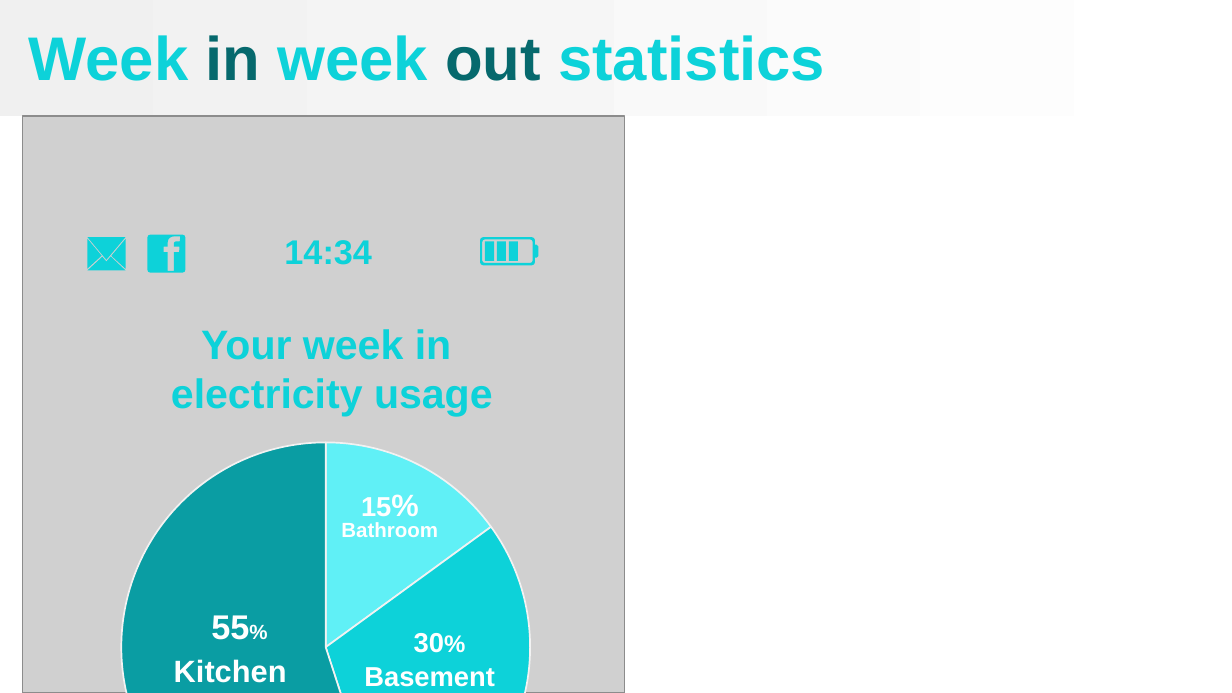
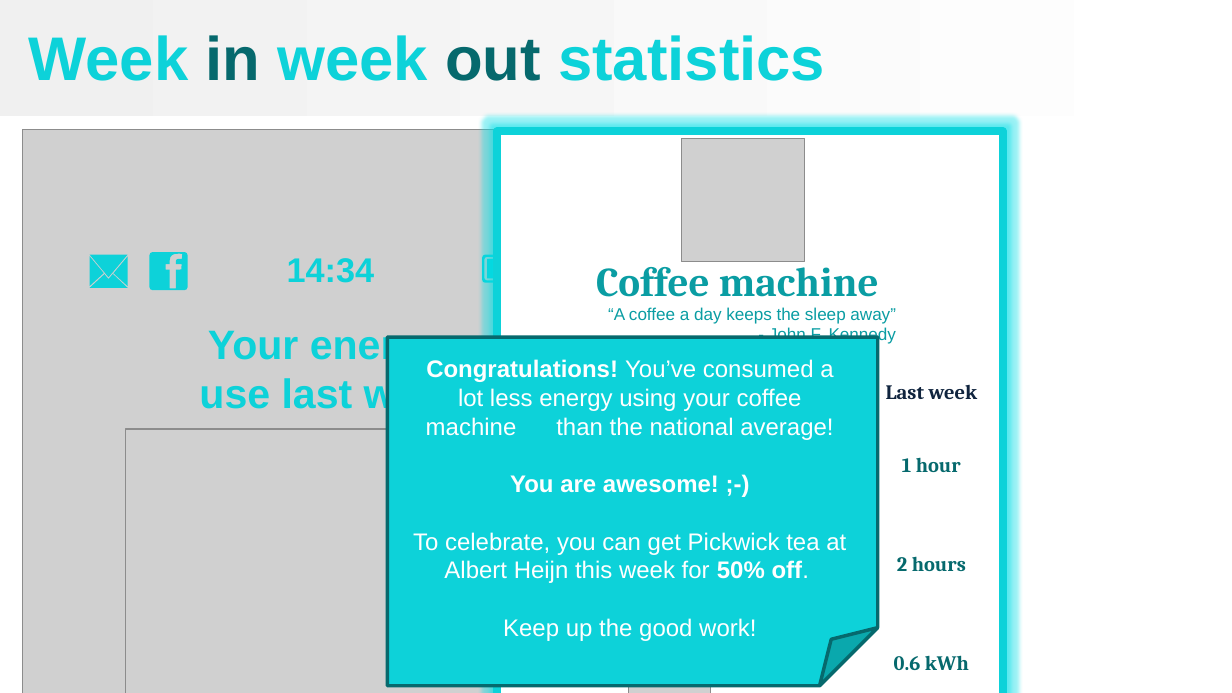
Before and after one commit to JJeroenjeroen/Ubiqum-objective-3-IoT-analysis, a slide deck: slide 5 of Task 2 - Visualize and Analyze Energy Data/Presentation/presentation V1.0.pptx. Drawn at 1232x693 pixels with LibreOffice and Linux fonts; fonts in the diff are those of the drawing; grey boxes stand for pictures; background and template pictures are left out. Boxes give left, top, right and bottom in pixels: in the first picture for what was removed or moved away, otherwise in the second. Text is boxed around its words. In the diff, an @@ line names an element or a change of style, - is before the commit and + after.

```diff
--- a/Task 2 - Visualize and Analyze Energy Data/Presentation/presentation V1.0.pptx
+++ b/Task 2 - Visualize and Analyze Energy Data/Presentation/presentation V1.0.pptx
@@ picture: place and size @@
-picture at (23,116,625,692)
+picture at (23,129,625,693)
@@ text "14:34": place and size @@
-text "14:34" at (284,240,372,265)
+text "14:34" at (287,258,375,283)
@@ freeform shape: place and size @@
-freeform shape at (87,238,126,271)
+freeform shape at (90,255,128,288)
@@ freeform shape: place and size @@
-freeform shape at (148,234,186,272)
+freeform shape at (149,253,187,291)
@@ freeform shape: place and size @@
-freeform shape at (480,238,538,266)
+freeform shape at (482,255,540,283)
@@ text at (208,326,464,416): text changed @@
-Your week in
-electricity usage
+Your energy
+use last week
@@ group added at (199,132,1003,693): 7 texts, 4 pictures, 1 rectangle @@
+Coffee machine
+This week
+20 min
+50 min
+0.2 kWh
+Last week
+1 hour
+2 hours
+0.6 kWh
+In use
+Country
+Average
+kWh
+consumed
+“A coffee a day keeps the sleep away”
+- John F. Kennedy
@@ folded corner added at (387,338,877,686), fill #0DD2D9, outline #07696C 2 pt @@
@@ text added at (413,359,846,641), 14 pt, text #FFFFFF @@
+Congratulations! You’ve consumed a lot less energy using your coffee machine than the national average!
+You are awesome! ;-)
+To celebrate, you can get Pickwick tea at Albert Heijn this week for 50% off.
+Keep up the good work!
@@ picture added at (126,429,540,693) @@
@@ group removed at (121,423,565,693): 6 texts, 1 pie chart @@
-categories: 1, 2, 3
-Series 1: 15, 30, 55
-55%
-30%
-15%
-Kitchen
-Basement
-Bathroom
```
Also in this commit, not shown: 2 other slides changed, 1 slide added, 1 slide removed, 8 other files.
